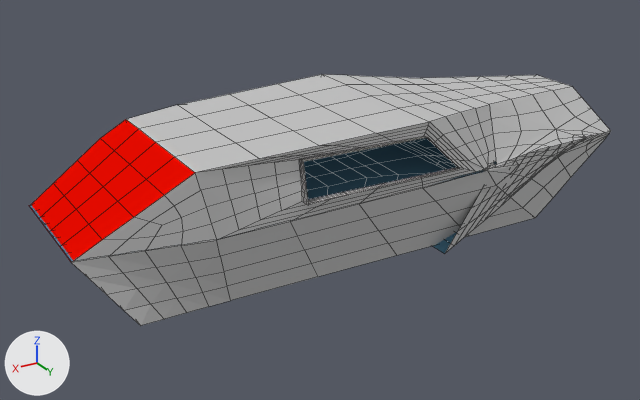
A saved change to the Blender file Data/PlayerModels/Ships/Space/NovaBoat.blend.
One viewpoint serves both versions: a 50 mm camera at (25.8, 36.5, 16.6) aimed at (3.9, 0.0, -1.6). The lights are fixed; the arrows at lower left show +X, +Y and +Z. Mesh edges are drawn as thin lines. The same objects are shown in both versions, whatever each file hides.

In view in the first picture: 'Lib_Interior'.
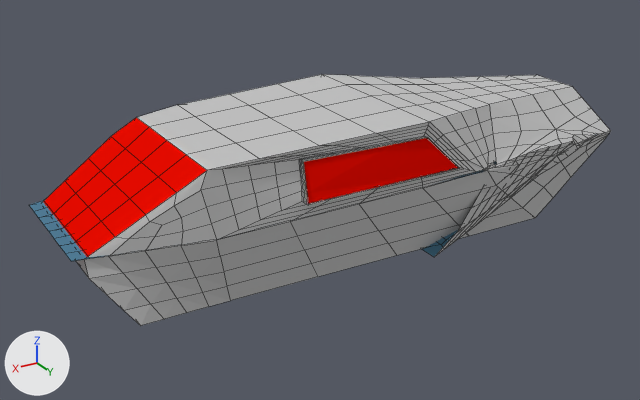
What differs and where, as boxes (x1, y1, x2, y2) in the pictures (640 x 400 px; the box of a moved part takes in the faces that stretch with it):
part 1 of me_novaboatinterior, moved or reshaped
    before: (29, 105, 277, 279)
    after: (43, 105, 277, 279)
part 2 of me_novaboatinterior, moved or reshaped
    before: (433, 134, 593, 254)
    after: (422, 134, 596, 257)
part 3 of me_novaboatinterior, added (red)
    after: (304, 138, 459, 204)

Patch to the scene script:
```diff
--- a/Data/PlayerModels/Ships/Space/NovaBoat.blend.py
+++ b/Data/PlayerModels/Ships/Space/NovaBoat.blend.py
@@ me_novaboatinterior @@
 # used by ob_lib_interior; location = (0.0, 0.0, 1.12)
 # verts and faces of me_novaboatinterior; kept vertices keep their numbers, new ones are numbered from 1428
 # before: 45 (15.2, 0.0, 0.4), 46 (15.2, 1.9, 0.4), 47 (16.5, 0.0, -0.4), 48 (15.2, -1.9, 0.4), 49 (13.9, 0.0, 1.2)
 # before: 50 (13.9, 2.1, 1.2), 51 (16.5, 1.8, -0.4), 52 (16.5, -1.8, -0.4), 53 (13.9, -2.1, 1.2), 738 (12.6, 2.2, 2.1)
 # before: 739 (12.6, 0.0, 2.1), 740 (12.6, -2.2, 2.1), 753 (17.8, 1.7, -1.2), 754 (17.8, 0.0, -1.2), 755 (17.8, -1.7, -1.2)
 # before: 762 (16.5, -3.6, -0.4), 763 (15.2, -3.9, 0.4), 764 (13.9, -4.1, 1.2), 765 (16.5, 3.6, -0.4) at pixel (105, 264), 766 (15.2, 3.9, 0.4)
 # before: 767 (13.9, 4.2, 1.2), 1186 (17.8, 3.4, -1.2), 1187 (17.8, -3.4, -1.2), 1243 (12.6, 4.4, 2.1), 1244 (12.6, -4.0, 2.0)
 # before: 645 (4.4, 4.9, 1.7), 649 (2.8, 5.0, 1.7), 650 (6.0, 4.8, 1.7), 663 (0.2, 5.3, 0.9) at pixel (441, 174), 667 (-0.2, 5.4, 0.4) at pixel (449, 181)
 # before: 668 (0.7, 5.2, 1.3), 690 (3.6, 5.4, 0.0), 694 (5.7, 5.4, -0.1), 695 (1.5, 5.4, 0.0), 708 (7.8, 5.0, 0.8) at pixel (304, 205)
 # before: 712 (7.7, 4.9, 1.3), 713 (7.8, 5.2, 0.4) at pixel (305, 216), 1152 (7.7, 4.7, 1.7), 1157 (1.1, 5.1, 1.8), 1166 (-0.6, 5.5, 0.0)
 # before: 1175 (7.9, 5.4, -0.1)
-me_novaboatinterior.from_pydata(...)  # 1428 vertices, 1428 faces; spans x -12.5..17.8, y -5.5..5.5, z -4.8..2.4
+me_novaboatinterior.from_pydata(...)  # 1428 vertices, 1430 faces; spans x -12.5..17.8, y -5.5..5.5, z -4.8..2.4
+# me_novaboatinterior part 1
+for i in [*range(45, 54), 738, 739, 740, 753, 754, 755, *range(762, 768), 1186, 1187, 1243, 1244]: verts[i] += (-0.5, 0.0, 0.0)
+# me_novaboatinterior part 2
+# 7 vertices in x -1.1..-0.4, y 0.5..5.1, z -4.8..-4.5 move by (0.7, 0.0, 0.0)
+# 6 vertices in x -10.1..-9.3, y 0.4..4.6, z -0.7..-0.4 move by (0.2, 0.0, -0.5)
+# 5 vertices in x -10.2, y 0.4..4.6, z -0.5 move by (0.0, 0.0, -0.1)
+# 5 vertices in x -10.4, y 0.4..4.5, z -0.5 move by (-0.1, 0.0, -0.1)
+# 5 vertices in x -10.5, y 0.4..4.5, z -0.5 move by (-0.7, 0.0, 0.0)
+# 4 vertices in x -8.7..-8.0, y 0.5..4.7, z -1.2..-1.0 move by (0.5, 0.0, -0.5)
+# 53 vertices move from x -10.0..-1.1, y 0.4..5.0, z -4.5..-0.4 to x -9.6..-0.6, y 0.4..5.0, z -4.5..-1.0
+# me_novaboatinterior part 3
+faces += [(645, 650, 1152, 712, 708, 713, 1175, 694, 690, 695, 1166, 667, 663, 668, 1157, 649)]  # mat_transparent
 me_novaboatinterior.materials.append(mat_transparent_001)
```
